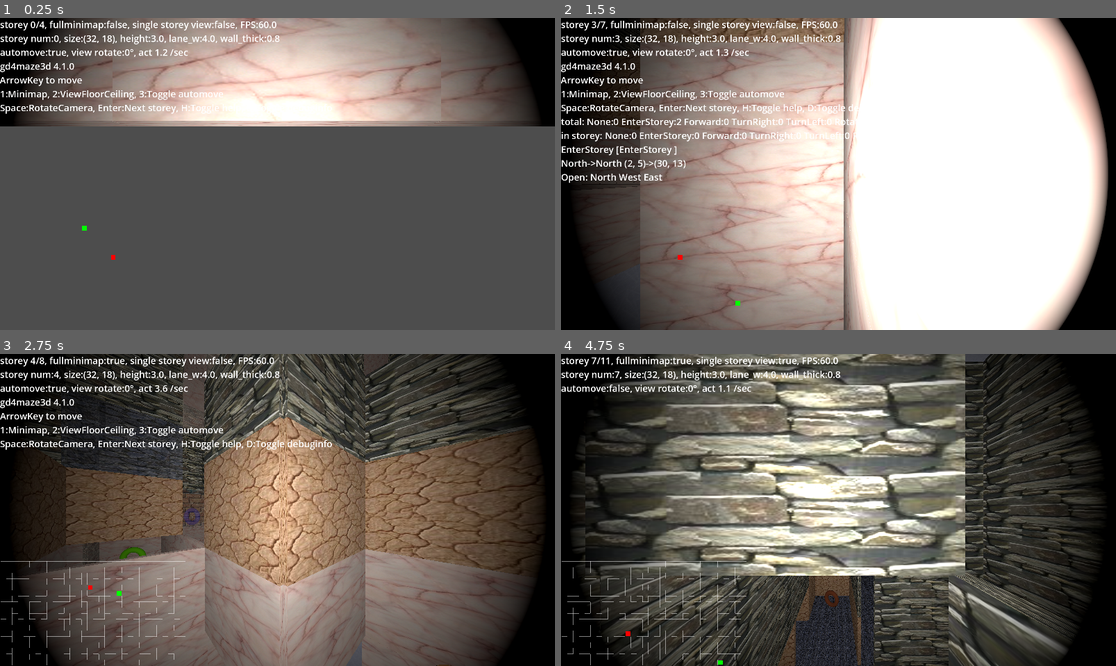
Above: before the commit, frames 1-4 (two rows, left to right).
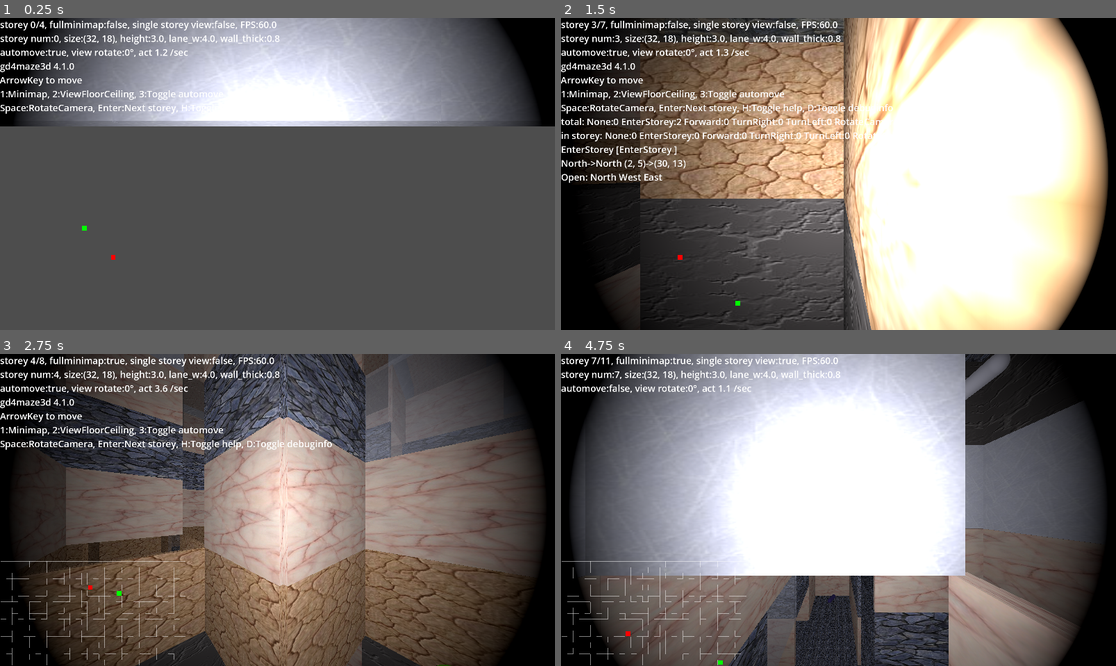
Above: after the commit, the same moments.

Repository: kasworld/gd4maze3d
Game: Godot game, scene res://main.tscn
Two runs of this game, one before a commit and one after it. Both use one fixed random seed, a clock stepped at 60 frames per second and the inputs below.
Inputs (mouse positions are in pixels of both pictures, inside the frame that each line leads up to):
- Up to frame 1 (0.25 s): no input
- Up to frame 2 (1.5 s): tap Enter at 0.5, 0.6, 1.35 s; move the mouse to (960, 158) at 0.52 s; hold D 0.53-1.28 s; click (960, 158) at 0.67 s; tap Space at 0.77 s; move the mouse to (727, 189) at 1.27 s; hold Down from 1.28 s (still down)
- Up to frame 3 (2.75 s): tap Space at 1.52 s; move the mouse to (333, 441) at 2.02 s; release Down at 2.03 s; hold D from 2.03 s (still down); tap 1 at 2.1 s; tap Enter at 2.3 s
- Up to frame 4 (4.75 s): move the mouse to (810, 572) at 2.77 s; release D at 2.78 s; hold Up 2.78-3.53 s; tap 2 at 2.85 s; click (810, 572) at 2.92 s; tap Space at 3.02, 3.77, 4.52 s; tap Enter at 3.05, 3.8, 4.55 s; move the mouse to (1005, 556) at 3.52 s; hold Left from 3.53 s (still down); tap 3 at 3.6 s; move the mouse to (672, 463) at 4.27 s; tap H at 4.35 s

The runs differ from the first frame. In frame 1, 19% of the frame differs, in the area x 5-94%, y 0-35%; in frame 2, 54%; in frame 3, 58%; in frame 4, 73%, in the area x 1-98%, y 0-100%.

Commit message:
prepare multi thread storey init

Diff:
--- a/main.gd
+++ b/main.gd
@@ -5,7 +5,7 @@
 const PlayerCount = 10
 const VisibleStoreyUp :int = 3
 const VisibleStoreyDown :int = 3
-var maze_size = Vector2i(32*1,18*1)
+var maze_size = Vector2i(16*2,9*2)
 var storey_h :float = 3.0
 var lane_w :float = 4.0
 var wall_thick :float = lane_w *0.05
@@ -25,17 +25,17 @@
 var cur_storey_index :int = -1 # +1 on enter_new_storey
 func get_cur_storey()->Storey:
 	return storey_list[cur_storey_index]
-func add_new_storey(msize :Vector2i, h :float, lw :float, wt :float)->void:
+func add_new_storey(stnum :int, msize :Vector2i, h :float, lw :float, wt :float)->void:
 	var gp = rand_pos()
 	var stp = rand_pos()
-	if storey_list.size() > 0 :
+	if stnum > 0 :
 		stp = storey_list[-1].goal_pos
 	var st = storey_scene.instantiate()
+	st.init(stnum, msize, h, lw, wt, stp, gp)
+	st.view_floor_ceiling(false,false)
+	st.position.y = storey_h * stnum
+	storey_list.append(st)
 	add_child(st)
-	st.init(storey_list.size(), msize, h, lw, wt, stp, gp)
-	st.view_floor_ceiling(false,false)
-	st.position.y = storey_h * storey_list.size()
-	storey_list.append(st)
 #func del_old_storey()->void:
 	#var st = storey_list.pop_front()
 	#remove_child(st)
@@ -97,7 +97,7 @@
 		else :
 			pl.init(lane_w, false, true)
 	for i in VisibleStoreyUp:
-		add_new_storey(maze_size,storey_h,lane_w,wall_thick)
+		add_new_storey(i,maze_size,storey_h,lane_w,wall_thick)
 	get_viewport().size_changed.connect(vpsize_changed)
 	enter_new_storey()
 
@@ -110,7 +110,7 @@
 func enter_new_storey()->void:
 	cur_storey_index +=1
 	hide_old_storey()
-	add_new_storey(maze_size,storey_h,lane_w,wall_thick)
+	add_new_storey(storey_list.size(), maze_size,storey_h,lane_w,wall_thick)
 	$Floor.position.y = visible_down_index()*storey_h
 	$Ceiling.position.y = storey_list.size()*storey_h
 
